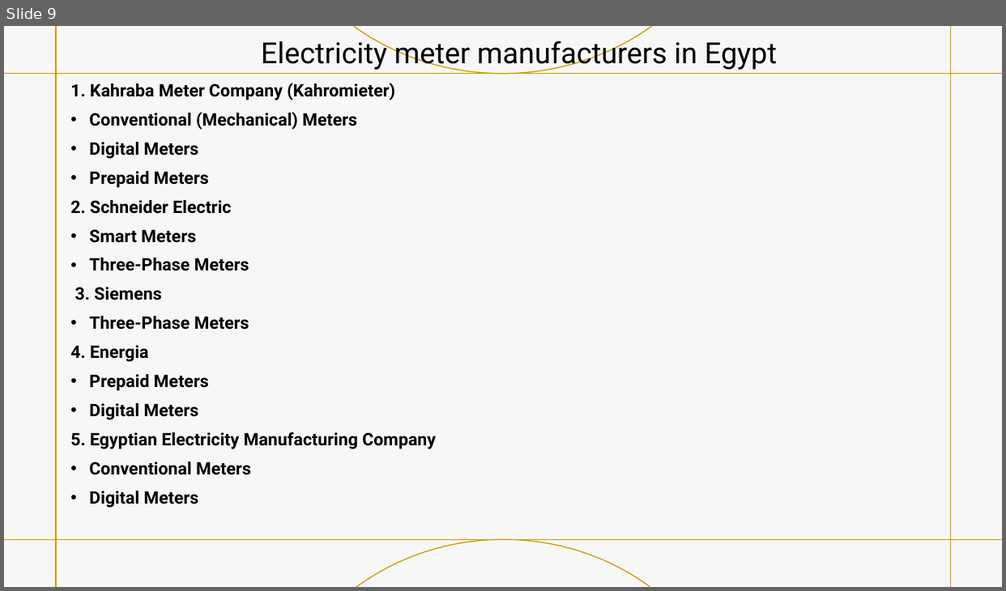
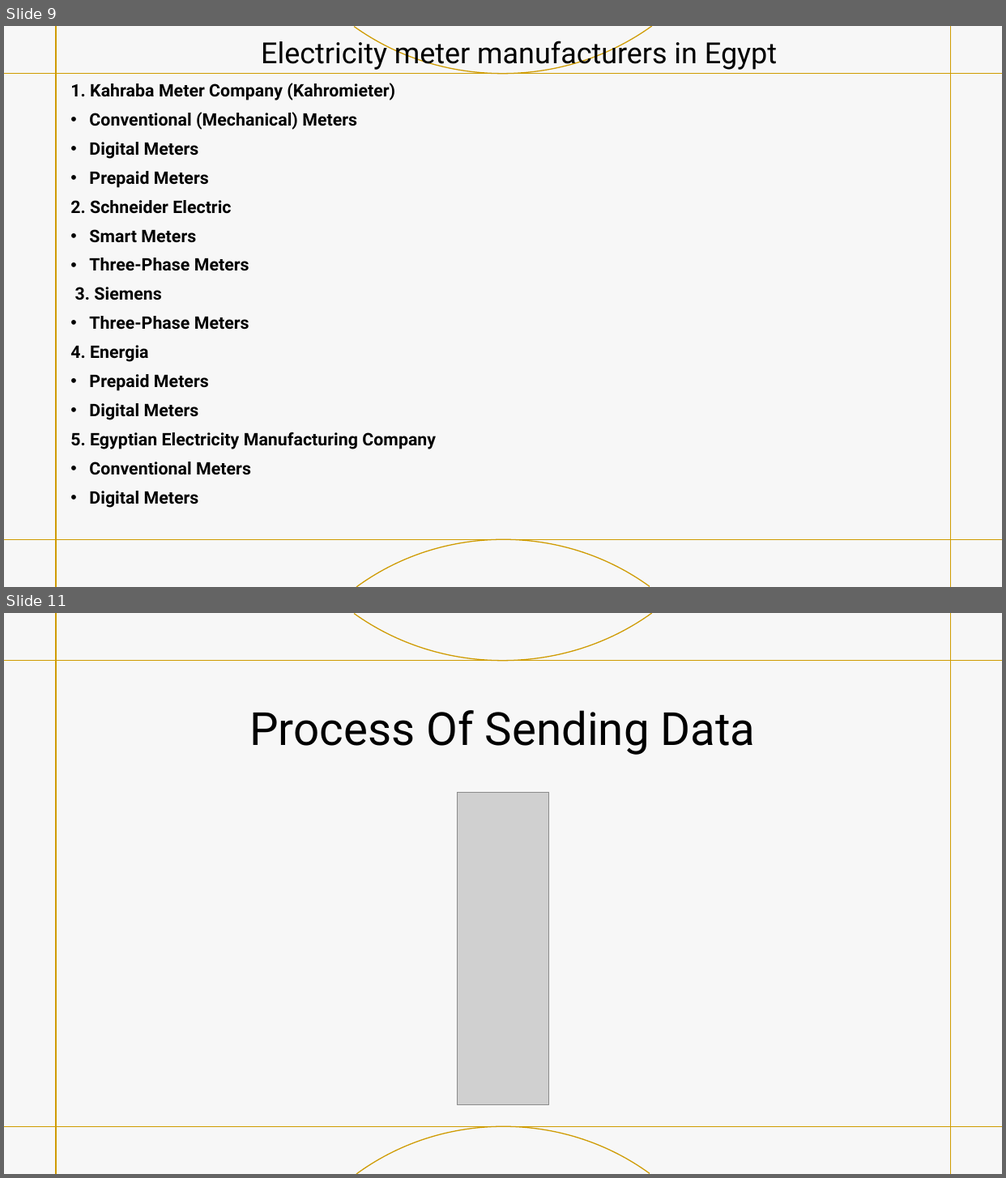
Before and after one commit to Joseph-George1/College_projects, a slide deck: el project.pptx. Shown one above the other, each under a label of ours: slide 9 before the commit, slides 9 and 11 after it; the slides between them are not shown. The pictures are 1006x591 and 1006x1178 pixels, drawn with LibreOffice and Linux fonts; fonts in the diff are those of the drawing; grey boxes stand for pictures. Boxes give left, top, right and bottom in pixels: in the first picture for what was removed or moved away, otherwise in the second. Text is boxed around its words. In the diff, an @@ line names an element or a change of style, - is before the commit and + after.

```diff
--- a/el project.pptx
+++ b/el project.pptx
@@ slide 11 added at <box>4,613,1002,1174</box>, background #FFFFFF; not listed: 7 template elements that a slide beside it also shows @@
@@ title added at <box>249,710,756,755</box>, 44 pt, text #000000 @@
+Process Of Sending Data
@@ picture added at <box>457,792,549,1105</box> @@
```
Also in this commit, not shown: 2 slides changed, 1 other slide added.
